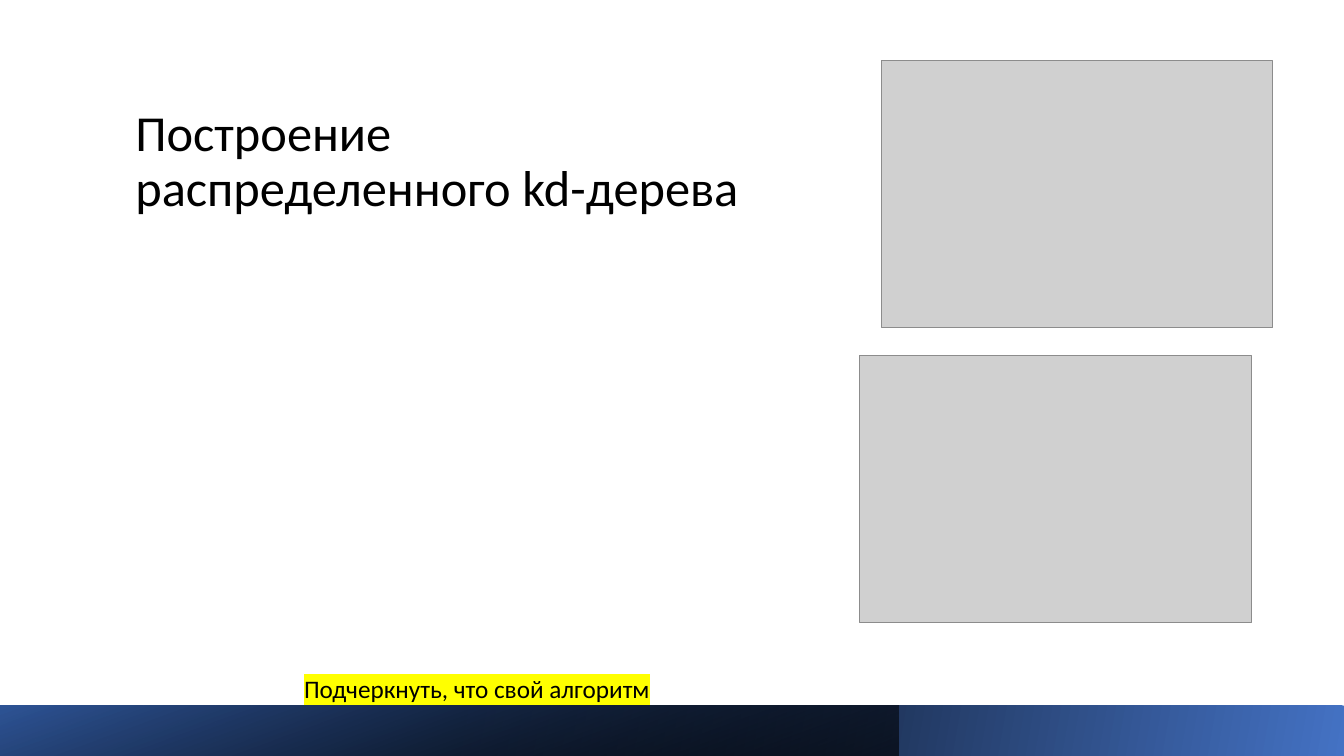
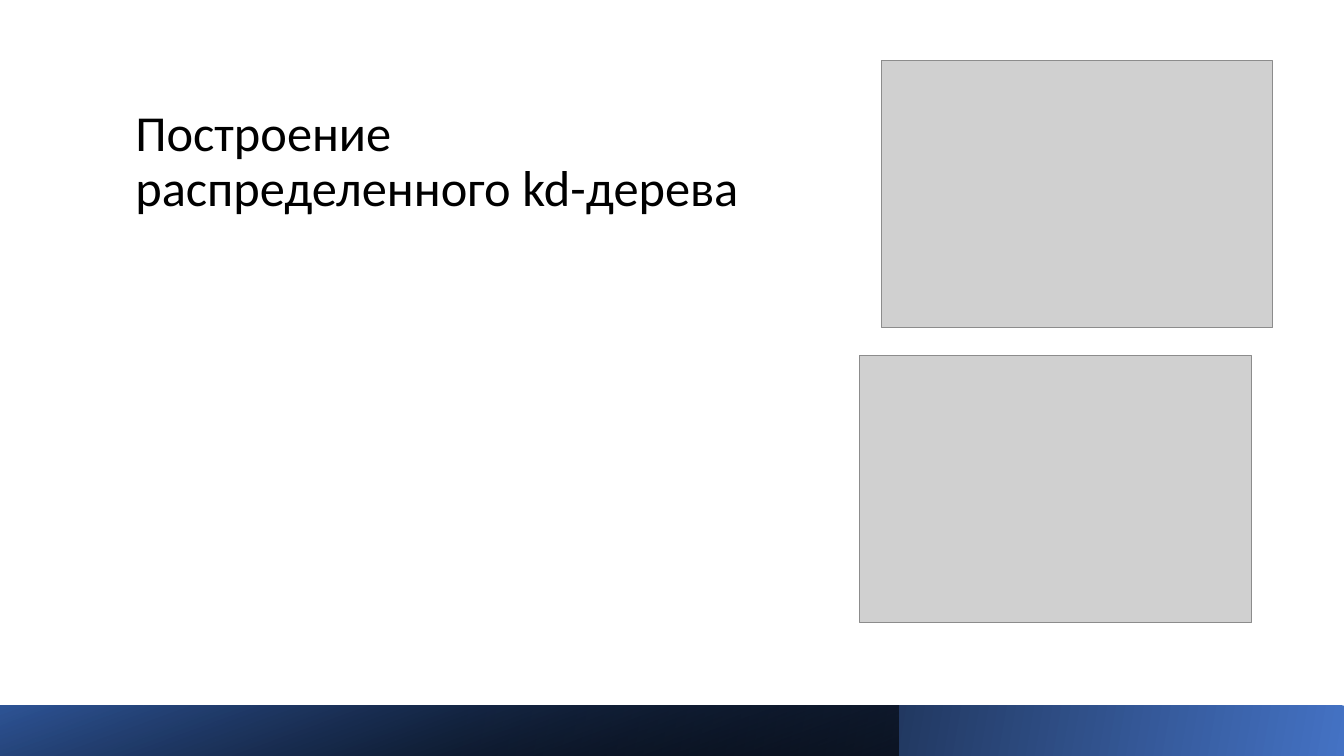
Before and after one commit to Arbuz-Nick/SpecSem, a slide deck: slide 7 of Диплом/Диплом.pptx. Drawn at 1344x756 pixels with LibreOffice and Linux fonts; fonts in the diff are those of the drawing; grey boxes stand for pictures. Boxes give left, top, right and bottom in pixels: in the first picture for what was removed or moved away, otherwise in the second. Text is boxed around its words. In the diff, an @@ line names an element or a change of style, - is before the commit and + after.

```diff
--- a/Диплом/Диплом.pptx
+++ b/Диплом/Диплом.pptx
@@ text removed at [304, 681, 649, 702] @@
-Подчеркнуть, что свой алгоритм
```
Also in this commit, not shown: 7 other slides changed, 2 slides added, 9 other files.
